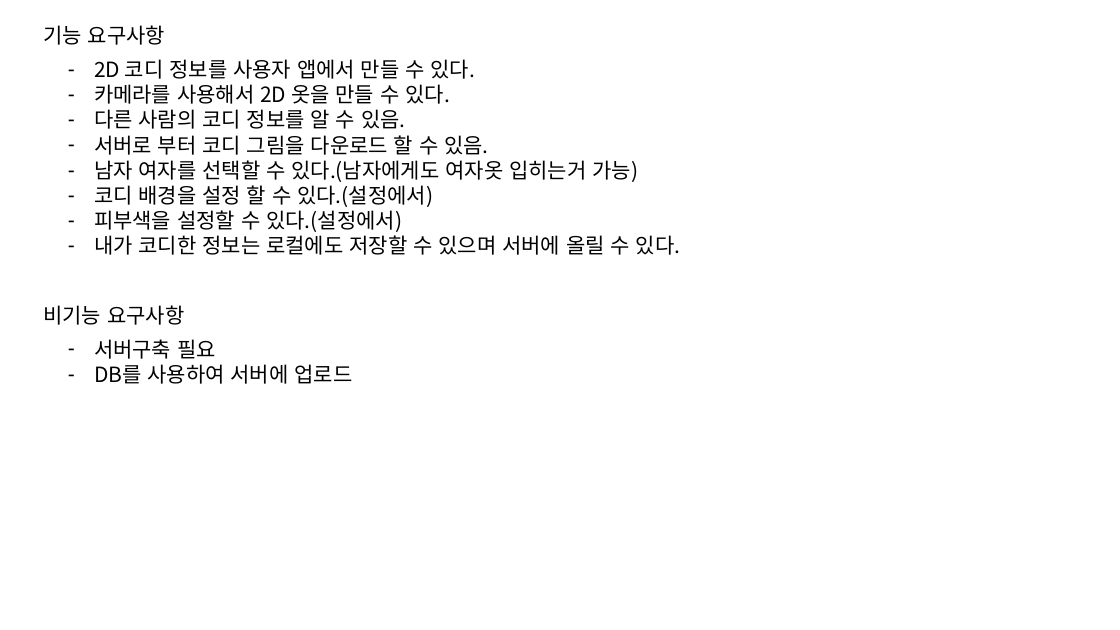
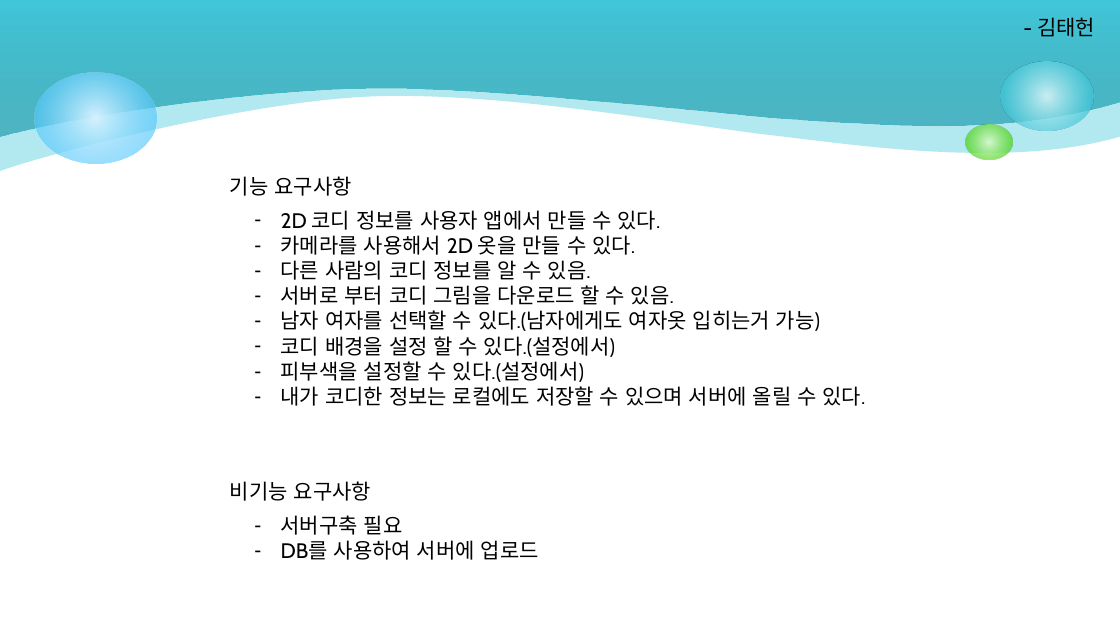
Before and after one commit to satelite54/MyProject, a slide deck: slide 2 of DocumentTrunk/기획/CodySimulator.pptx. Drawn at 1120x630 pixels with LibreOffice and Linux fonts; fonts in the diff are those of the drawing. Boxes give left, top, right and bottom in pixels: in the first picture for what was removed or moved away, otherwise in the second. Text is boxed around its words. In the diff, an @@ line names an element or a change of style, - is before the commit and + after.

```diff
--- a/DocumentTrunk/기획/CodySimulator.pptx
+++ b/DocumentTrunk/기획/CodySimulator.pptx
@@ freeform shape added at (0, 0, 1120, 171), fill #40C6D8 at 40% opacity @@
@@ freeform shape added at (0, 0, 1120, 136), fill gradient #249EAE to #40C6D8 @@
@@ text added at (1037, 17, 1095, 37), 18 pt, text #000000 @@
+- 김태헌
@@ ellipse added at (34, 72, 156, 164), fill gradient #D6F2FE to #33BDFB @@
@@ ellipse added at (1001, 61, 1094, 131), fill gradient #D9F4F7 to #40C6D8 @@
@@ ellipse added at (965, 124, 1012, 160), fill gradient #DAFACD to #4CD416 @@
@@ text "기능 요구사항": place and size @@
-text "기능 요구사항" at (43, 25, 165, 45)
+text "기능 요구사항" at (230, 176, 351, 196)
@@ text "2D 코디 정보를 사용자 앱에서 ...": place and size @@
-text "2D 코디 정보를 사용자 앱에서 ..." at (94, 59, 680, 255)
+text "2D 코디 정보를 사용자 앱에서 ..." at (281, 210, 865, 406)
@@ text "비기능 요구사항": place and size @@
-text "비기능 요구사항" at (43, 305, 184, 325)
+text "비기능 요구사항" at (230, 481, 371, 501)
@@ font Noto Sans CJK KR to Cabin in 4 elements at (281, 210, 865, 406), (230, 176, 351, 196), (230, 481, 371, 501), (281, 515, 539, 560) @@
@@ text "서버구축 필요": place and size @@
-text "서버구축 필요" at (94, 339, 352, 384)
+text "서버구축 필요" at (281, 515, 539, 560)
```
Also in this commit, not shown: 3 other slides changed, 4 other files.
